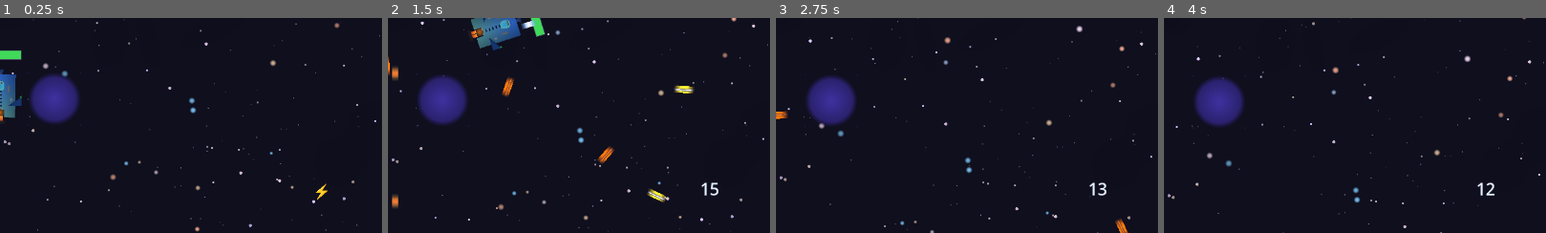
Above: before the commit, frames 1-4 (left to right).
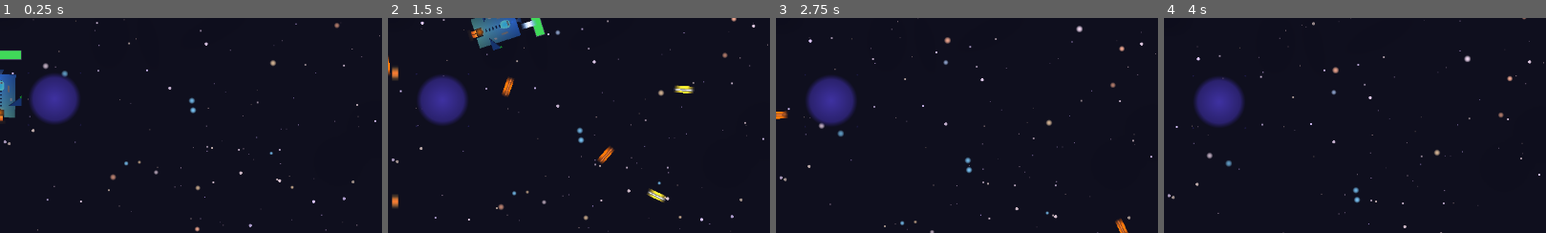
Above: after the commit, the same moments.

Repository: July-X/godot-game-one
Game: Godot game, scene res://scenes/main.tscn
Same seed, same stepped clock (60 frames per second), same inputs: the game is played once before the commit and once after it.
Inputs:
- Up to frame 1 (0.25 s): no input
- Up to frame 2 (1.5 s): click "⚡" at 0.5 s; click "15" at 1.25 s
- Up to frame 3 (2.75 s): click "14" at 2 s
- Up to frame 4 (4 s): click "13" at 2.75 s; click "13" at 3.5 s
The pictures show only the part of the screen within x 50-100%, y 50-100%; the shares and areas given below are measured in that part.

The runs differ from the first frame. In frame 1, less than 0.1% of the frame differs, in the area x 82-86%, y 76-85%; in frame 2, 0.1%, in the area x 82-87%, y 76-83%; in frame 3, 0.1%; in frame 4, 0.1%.

Commit message:
fix: skill button overlay now fully visible + label centered
Root cause: ColorRect.color=(0,0,0,0) sets CanvasItem.modulate to
transparent, multiplying all _draw() output to invisible.

Fixes:
- hud.tscn: SkillCooldown color(0,0,0,0) → Color(1,1,1,1)
  Label from garbled layout_mode=1 anchors → layout_mode=0 144x144
  text '⚡⚡⚡⚡' → '⚡' (hud.gd sets dynamically anyway)
- skill_cooldown_overlay.gd: use draw_rect to fill full area first
  (covers white ColorRect base), then optional green pie wedge
  r=min(c)-2 instead of old min(c)-4 to maximize fill area

Diff:
--- a/scenes/ui/hud.tscn
+++ b/scenes/ui/hud.tscn
@@ -99,24 +99,16 @@
 offset_right = 144.0
 offset_bottom = 144.0
 mouse_filter = 2
-color = Color(0, 0, 0, 0)
+color = Color(1, 1, 1, 1)
 script = ExtResource("2")
 
 [node name="SkillLabel" type="Label" parent="SkillButton" unique_id=1350867425]
-layout_mode = 1
-anchors_preset = -1
-anchor_top = 0.90800005
-anchor_right = 0.901
-anchor_bottom = 1.0
-offset_left = -9.0
-offset_top = -18.512024
-offset_right = 14.255997
-grow_horizontal = 2
-grow_vertical = 2
+layout_mode = 0
+offset_right = 144.0
+offset_bottom = 144.0
 theme_override_colors/font_color = Color(0.9, 0.95, 1, 1)
 theme_override_font_sizes/font_size = 30
-text = "⚡⚡
-⚡⚡"
+text = "⚡"
 horizontal_alignment = 1
 vertical_alignment = 1
 
--- a/scripts/skill_cooldown_overlay.gd
+++ b/scripts/skill_cooldown_overlay.gd
@@ -1,41 +1,32 @@
 extends ColorRect
 
 var _progress: float = 0.0
-var _ready: bool = false
 
 func set_ready_progress(value: float) -> void:
-	_ready = value >= 1.0
 	_progress = clamp(value, 0.0, 1.0)
 	queue_redraw()
 
 func _draw() -> void:
 	var c: Vector2 = size * 0.5
-	var r: float = min(c.x, c.y) - 4.0
+	var r: float = min(c.x, c.y) - 2.0
 	if r <= 0:
 		return
 
-	if _ready:
-		draw_circle(c, r, Color(0.15, 0.75, 0.3, 0.35))
-		draw_arc(c, r, 0, TAU, 32, Color(0.3, 1.0, 0.45, 0.6), 2.0)
+	if _progress >= 1.0:
+		draw_rect(Rect2(Vector2.ZERO, size), Color(0.15, 0.7, 0.3, 0.55))
+		draw_arc(c, r - 1, 0, TAU, 32, Color(0.3, 1.0, 0.5, 0.8), 3.0)
 		return
 
-	var steps: int = max(12, int(r * 0.6))
-	var bg_color := Color(0.05, 0.08, 0.14, 0.45)
-	var bg_pts: PackedVector2Array = [c]
-	for i in range(steps + 1):
-		var a: float = -PI * 0.5 + TAU * i / steps
-		bg_pts.append(c + Vector2(cos(a), sin(a)) * r)
-	draw_polygon(bg_pts, [bg_color])
+	draw_rect(Rect2(Vector2.ZERO, size), Color(0.04, 0.06, 0.12, 0.55))
 
 	if _progress <= 0.01:
 		return
 
-	var green_end: float = -PI * 0.5 + TAU * _progress
-	var green_steps: int = max(4, int(r * _progress * 0.5))
-	var green_pts: PackedVector2Array = [c]
-	for i in range(green_steps + 1):
-		var a: float = -PI * 0.5 + (green_end + PI * 0.5) * i / green_steps
-		green_pts.append(c + Vector2(cos(a), sin(a)) * r)
-	var g: float = 0.15 + _progress * 0.6
-	var fill_color := Color(0.05 * _progress, g, 0.15 * _progress, 0.25 + _progress * 0.25)
-	draw_polygon(green_pts, [fill_color])
+	var pie: float = -PI * 0.5 + TAU * _progress
+	var psteps: int = max(4, int(r * max(_progress, 0.05) * 0.5))
+	var pts: PackedVector2Array = [c]
+	for i in range(psteps + 1):
+		var a: float = -PI * 0.5 + (pie + PI * 0.5) * i / psteps
+		pts.append(c + Vector2(cos(a), sin(a)) * r)
+	var g: float = 0.15 + _progress * 0.65
+	draw_polygon(pts, [Color(0.08 * _progress, g, 0.18 * _progress, 0.4 + _progress * 0.3)])
